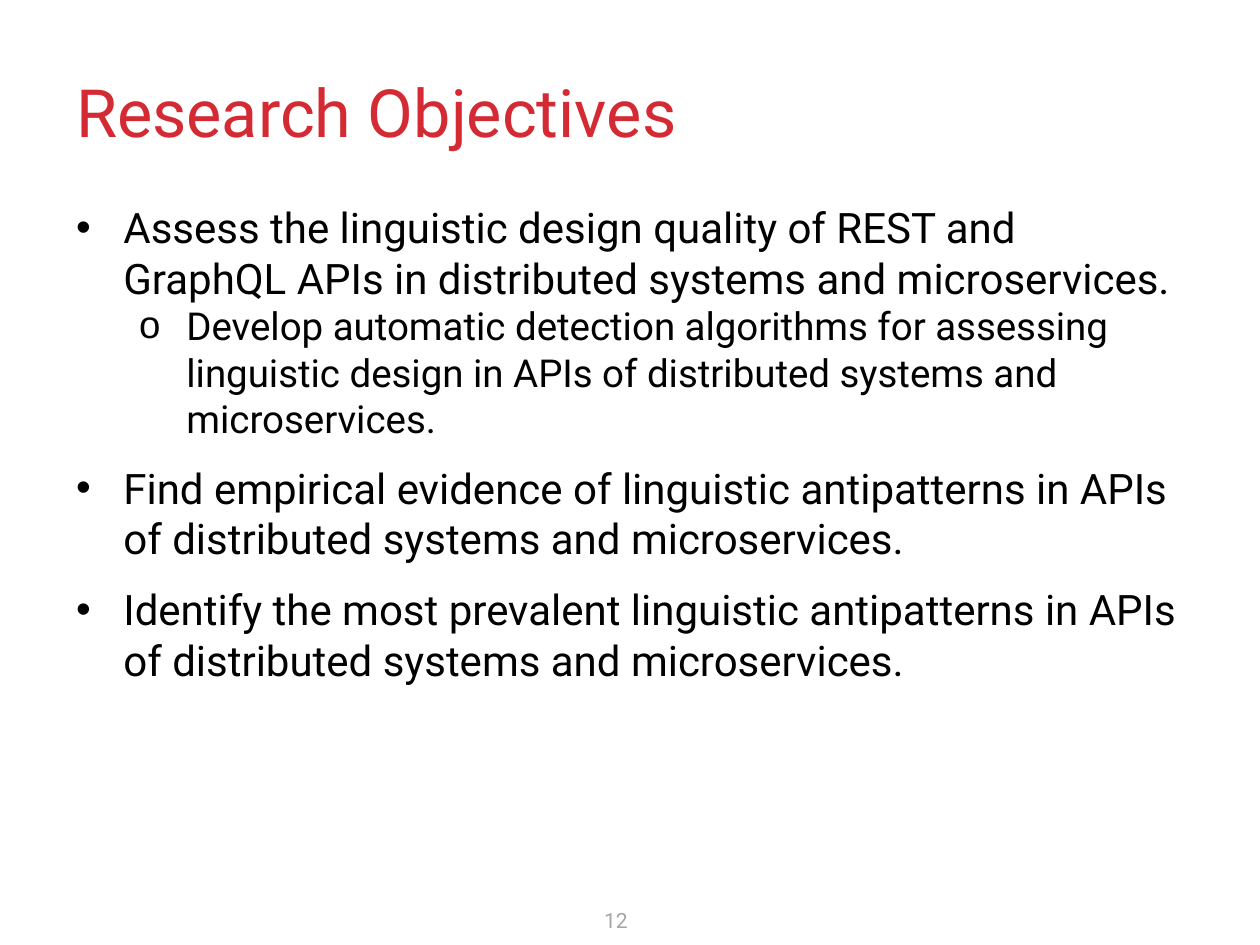
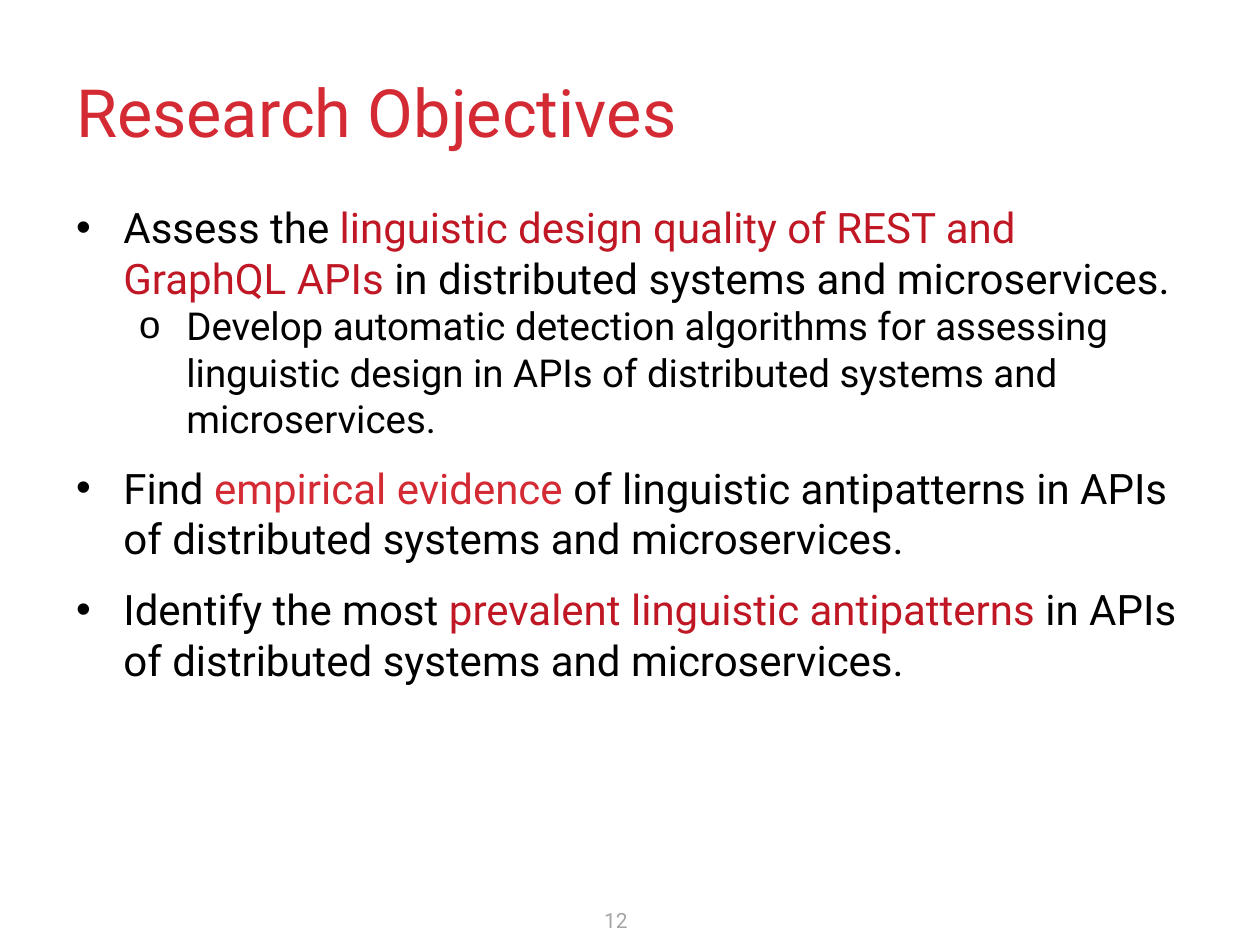
Before and after one commit to krishnodey/API-Quality, a slide deck: slide 12 of Cascon-Resources/Presentation/CASCON-2024.pptx. Drawn at 1260x945 pixels with LibreOffice and Linux fonts; fonts in the diff are those of the drawing. Boxes give left, top, right and bottom in pixels: in the first picture for what was removed or moved away, otherwise in the second. Text is boxed around its words. In the diff, an @@ line names an element or a change of style, - is before the commit and + after.

```diff
--- a/Cascon-Resources/Presentation/CASCON-2024.pptx
+++ b/Cascon-Resources/Presentation/CASCON-2024.pptx
@@ text at (123, 211, 1176, 685): text colour #000000 to #C01725 in "linguistic design quality of REST and GraphQL ...", "prevalent linguistic antipatterns"; text colour #000000 to #D42A33 in "empirical evidence" @@
```
Also in this commit, not shown: 8 other slides changed.
